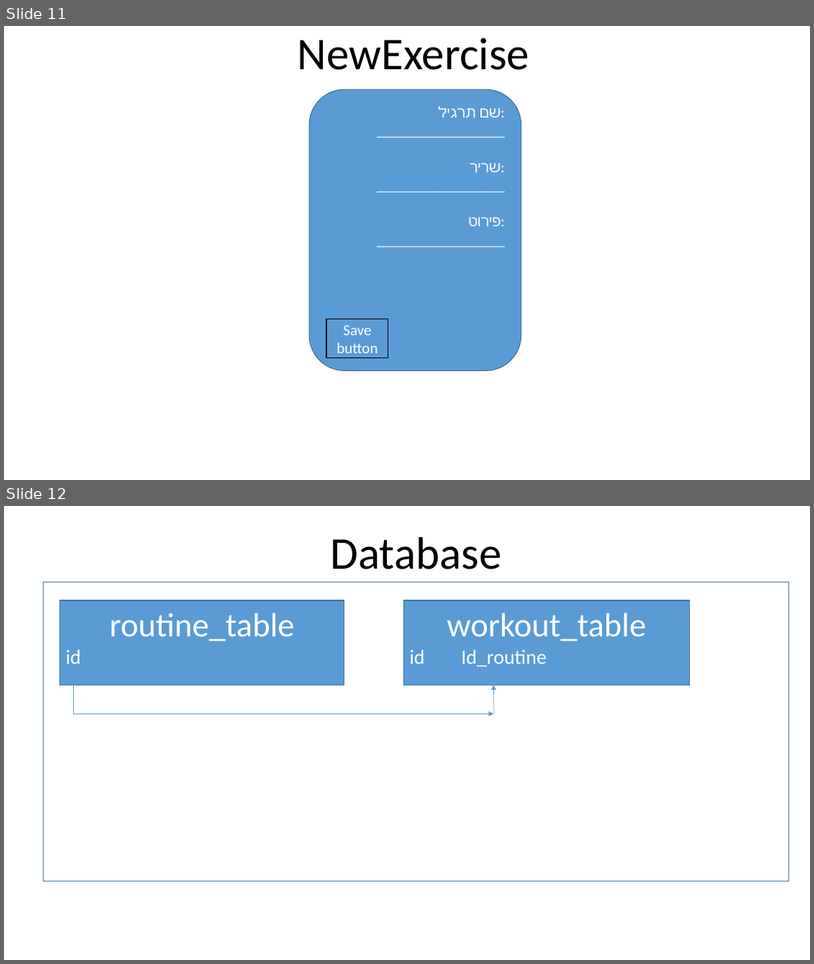
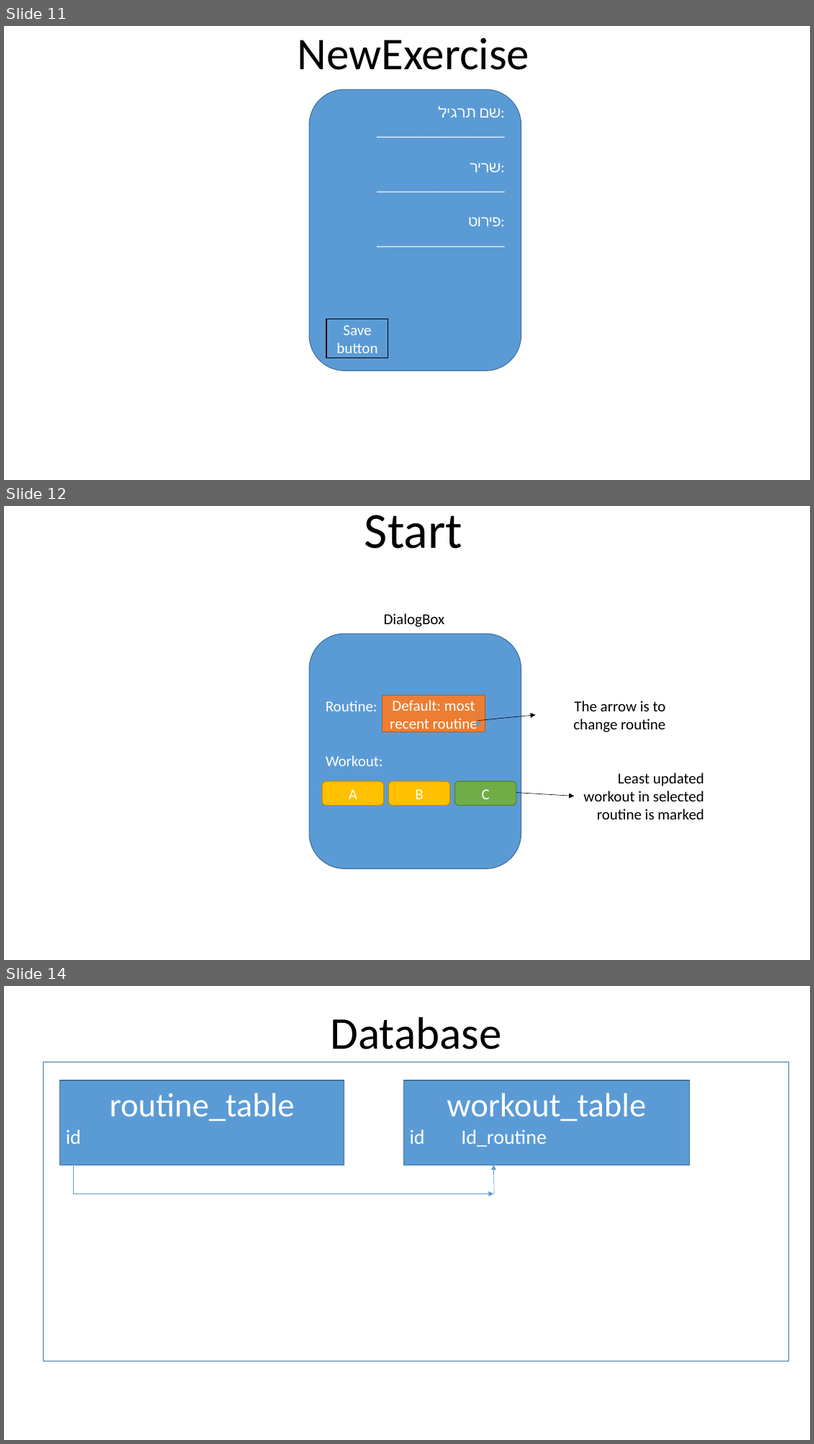
Before and after one commit to TamirMishali/TrainingManager, a slide deck: ClassArrangments.pptx. Shown one above the other, each under a label of ours: slides 11 and 12 before the commit, slides 11, 12 and 14 after it; the slides between them are not shown. The pictures are 814x964 and 814x1444 pixels, drawn with LibreOffice and Linux fonts; fonts in the diff are those of the drawing. Boxes give left, top, right and bottom in pixels: in the first picture for what was removed or moved away, otherwise in the second. Text is boxed around its words. In the diff, an @@ line names an element or a change of style, - is before the commit and + after.

```diff
--- a/ClassArrangments.pptx
+++ b/ClassArrangments.pptx
@@ slide 12 added at (x1=4, y1=506, x2=810, y2=960), background #FFFFFF @@
@@ title added at (x1=365, y1=515, x2=463, y2=548), 60 pt, text #000000 @@
+Start
@@ text added at (x1=384, y1=613, x2=445, y2=627), 18 pt, text #000000 @@
+DialogBox
@@ rounded rectangle added at (x1=309, y1=633, x2=521, y2=868), fill #5B9BD5, outline #43739E 1 pt, 18 pt, text #FFFFFF @@
+Routine:
+Workout:
@@ rectangle added at (x1=383, y1=695, x2=485, y2=731), fill #ED7D31, outline #AF5C24 1 pt, 18 pt, text #FFFFFF @@
+Default: most recent routine
@@ arrow added from (478, 713) to (478, 728), #5B9BD5 0.5 pt @@
@@ arrow added from (478, 720) to (536, 715), #000000 0.5 pt @@
@@ text added at (x1=574, y1=700, x2=666, y2=732), 18 pt, text #000000 @@
+The arrow is to change routine
@@ rounded rectangle added at (x1=322, y1=781, x2=384, y2=806), fill #FFC000, outline #BD8E00 1 pt, 18 pt, text #FFFFFF @@
+A
@@ rounded rectangle added at (x1=388, y1=781, x2=450, y2=806), fill #FFC000, outline #BD8E00 1 pt, 18 pt, text #FFFFFF @@
+B
@@ rounded rectangle added at (x1=455, y1=781, x2=517, y2=806), fill #70AD47, outline #538035 1 pt, 18 pt, text #FFFFFF @@
+C
@@ text added at (x1=584, y1=772, x2=705, y2=819), 18 pt, text #000000 @@
+Least updated workout in selected routine is marked
@@ arrow added from (517, 792) to (574, 795), #000000 0.5 pt @@
@@ what was slide 12 is now slide 14 @@
```
Also in this commit, not shown: 2 slides changed, 1 other slide added, 18 other files.
